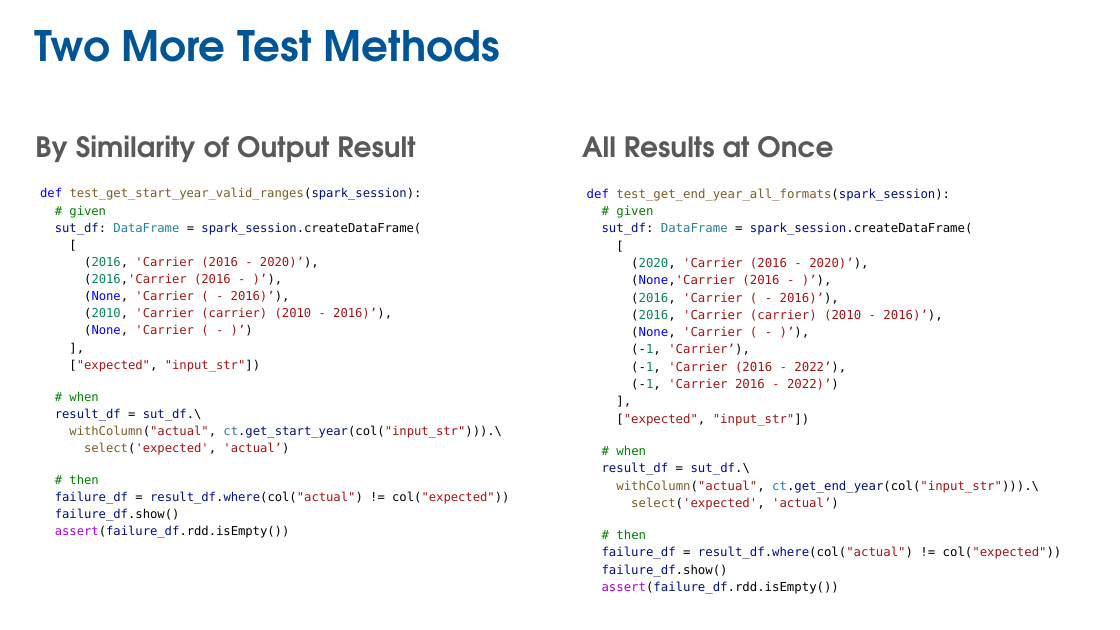
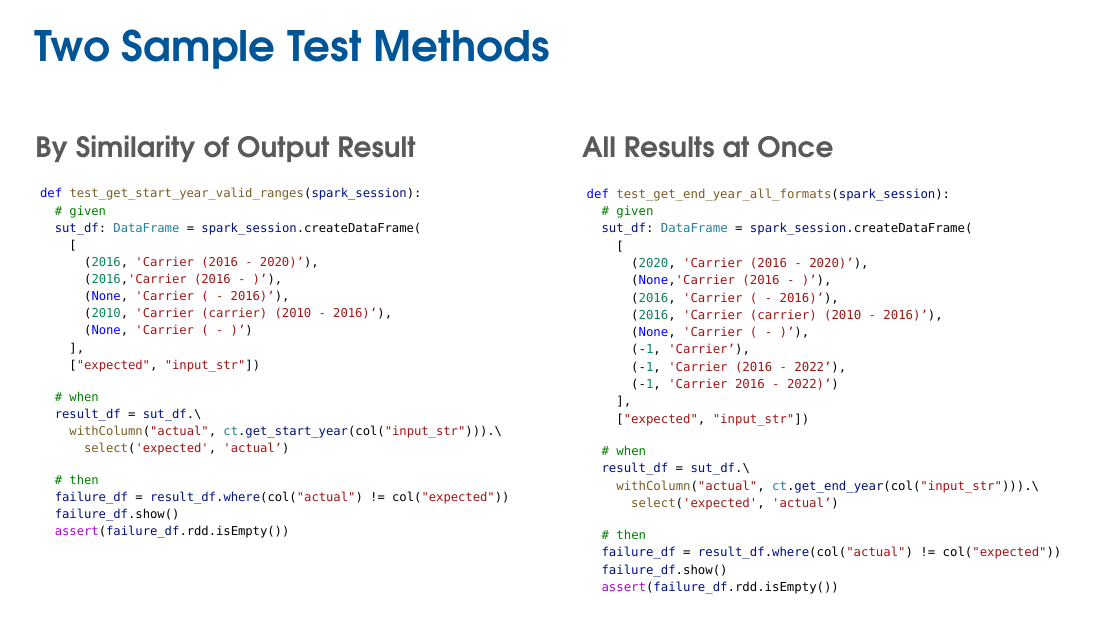
Before and after one commit to donaldsawyer/tdde-py-pyspark, a slide deck: slide 23 of tdde-py-pyspark-glue-docker-vscode.pptx (slide 22 before the commit). Drawn at 1120x630 pixels with LibreOffice and Linux fonts; fonts in the diff are those of the drawing; background and template pictures are left out. Boxes give left, top, right and bottom in pixels: in the first picture for what was removed or moved away, otherwise in the second. Text is boxed around its words. In the diff, an @@ line names an element or a change of style, - is before the commit and + after.

```diff
--- a/tdde-py-pyspark-glue-docker-vscode.pptx
+++ b/tdde-py-pyspark-glue-docker-vscode.pptx
@@ title at (x1=35, y1=29, x2=550, y2=69): text changed @@
-Two More Test Methods
+Two Sample Test Methods
```
Also in this commit, not shown: 6 other slides changed, 1 slide added, 7 other files.
